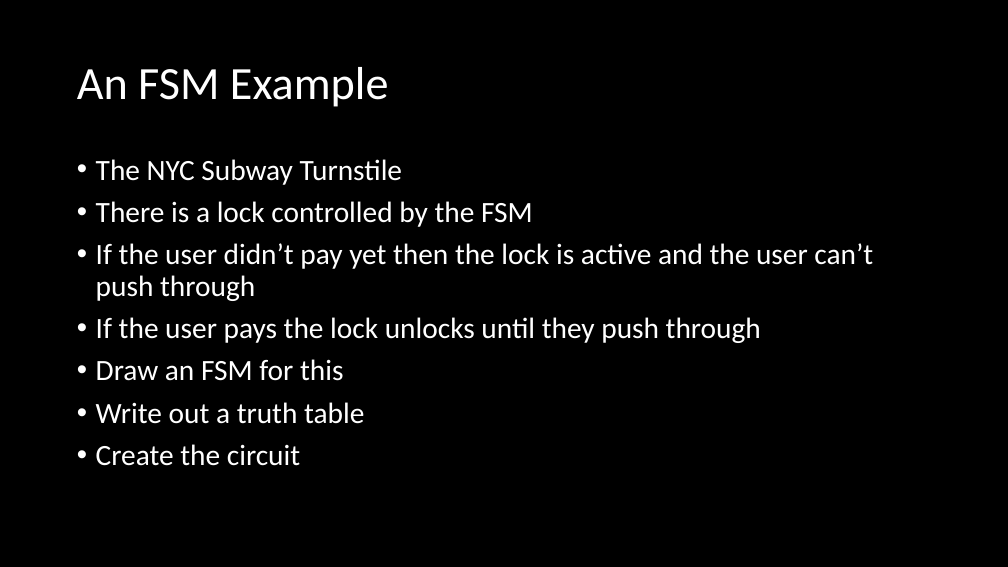
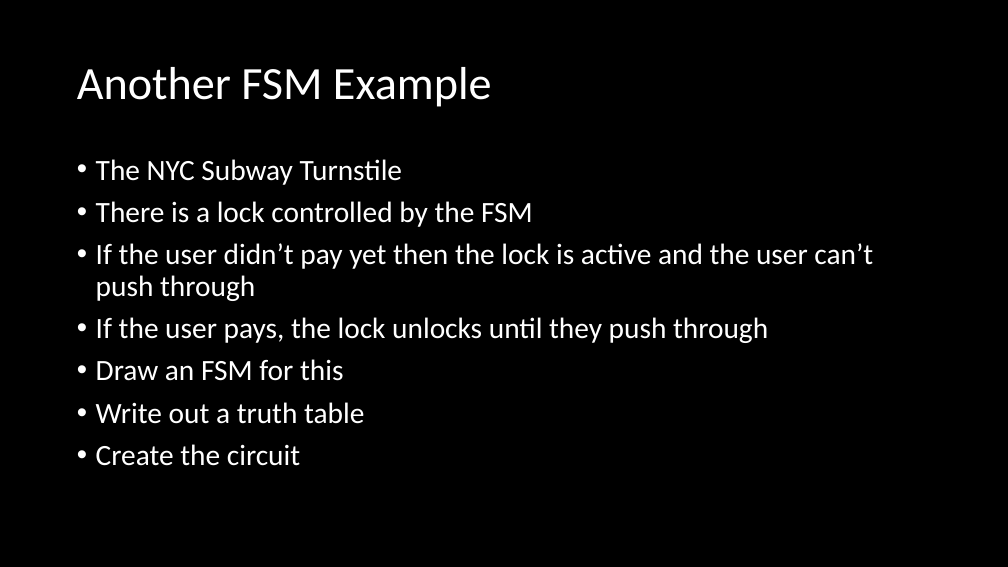
Before and after one commit to NYU-CSO/nyu-cso.github.io, a slide deck: slide 60 of rec-notes/r13.pptx (slide 39 before the commit). Drawn at 1008x567 pixels with LibreOffice and Linux fonts; fonts in the diff are those of the drawing. Boxes give left, top, right and bottom in pixels: in the first picture for what was removed or moved away, otherwise in the second. Text is boxed around its words. In the diff, an @@ line names an element or a change of style, - is before the commit and + after.

```diff
--- a/rec-notes/r13.pptx
+++ b/rec-notes/r13.pptx
@@ title at (77,67,492,107): text changed @@
-An FSM Example
+Another FSM Example
@@ text at (96,317,768,343): text changed @@
-• If the user pays the lock unlocks until they push through
+• If the user pays, the lock unlocks until they push through
```
Also in this commit, not shown: 11 other slides changed, 42 slides added, 20 slides removed.
